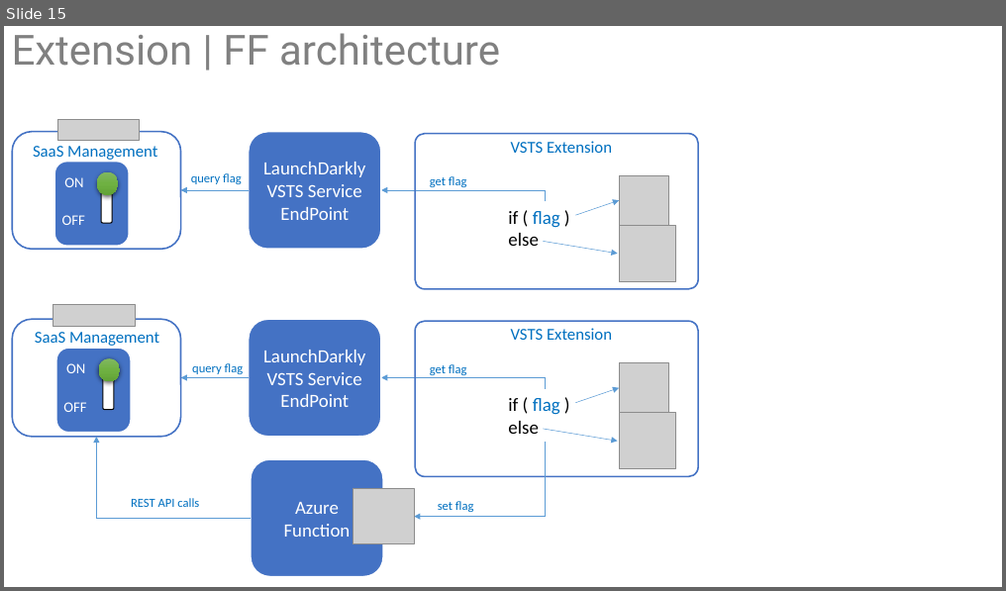
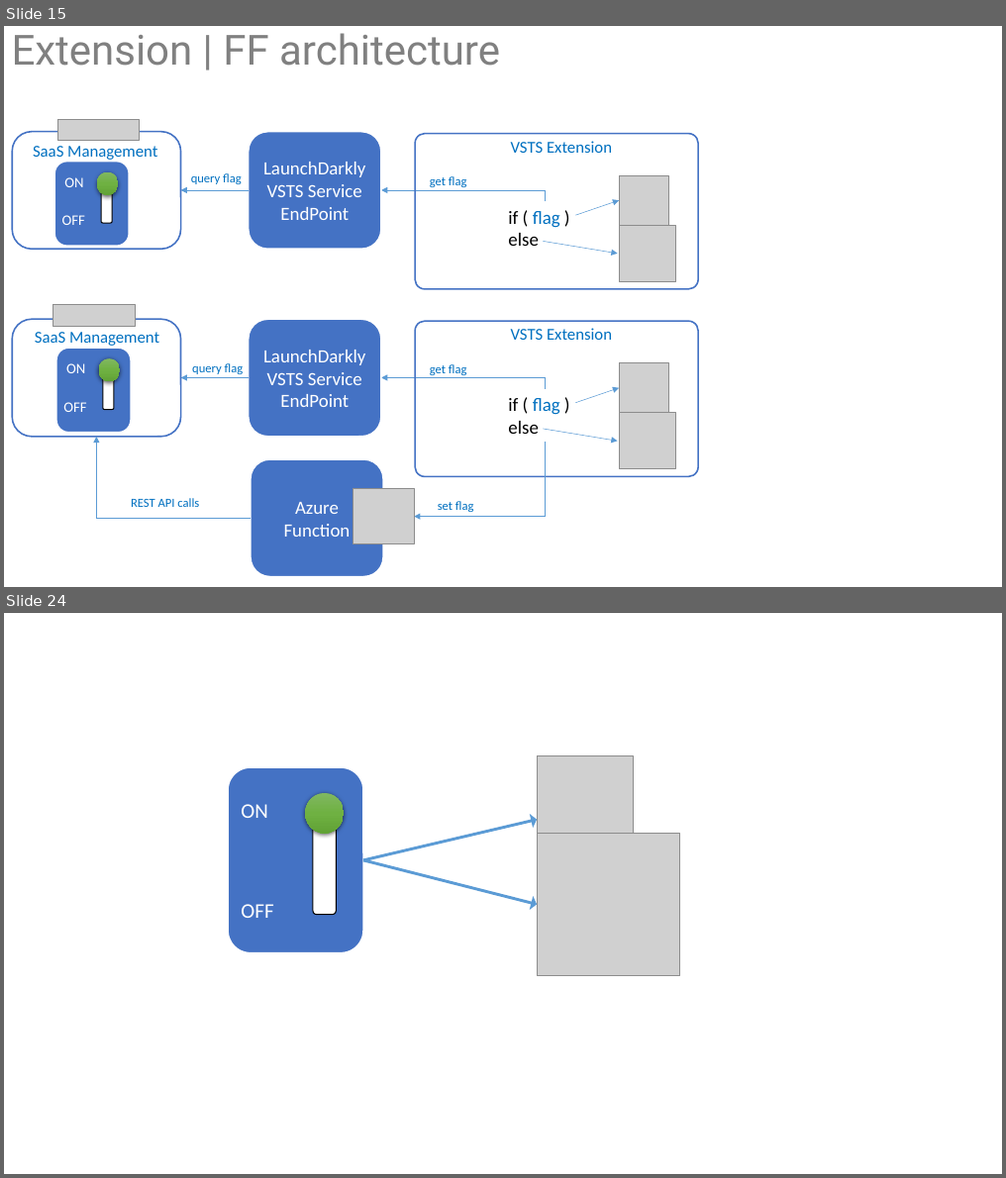
Before and after one commit to ALM-Rangers/Guidance, a slide deck: src/DevOps/Illustrations.pptx. Shown one above the other, each under a label of ours: slide 15 before the commit, slides 15 and 24 after it; the slides between them are not shown. The pictures are 1006x591 and 1006x1178 pixels, drawn with LibreOffice and Linux fonts; fonts in the diff are those of the drawing; grey boxes stand for pictures. Boxes give left, top, right and bottom in pixels: in the first picture for what was removed or moved away, otherwise in the second. Text is boxed around its words. In the diff, an @@ line names an element or a change of style, - is before the commit and + after.

Commit message:
Batch update of images and decks.

```diff
--- a/src/DevOps/Illustrations.pptx
+++ b/src/DevOps/Illustrations.pptx
@@ slide 24 added at bbox=[4, 613, 1002, 1174], background #FFFFFF @@
@@ picture added at bbox=[537, 757, 634, 854] @@
@@ rounded rectangle added at bbox=[228, 767, 363, 953], fill #4472C4, outline #FFFFFF 1.5 pt @@
@@ text added at bbox=[241, 804, 267, 818], 20 pt, text #FFFFFF @@
+ON
@@ ellipse added at bbox=[305, 793, 344, 834], fill gradient #81B861 to #6FB242 to #62A336 @@
@@ rounded rectangle added at bbox=[313, 811, 337, 915], fill #FFFFFF, outline #000000 1 pt @@
@@ arrow added from (363, 861) to (537, 820), #5B9BD5 2.75 pt @@
@@ picture added at bbox=[537, 833, 679, 975] @@
@@ arrow added from (363, 861) to (537, 904), #5B9BD5 2.75 pt @@
@@ text added at bbox=[241, 904, 273, 918], 20 pt, text #FFFFFF @@
+OFF
```
Also in this commit, not shown: 11 other slides added, 41 other files.
